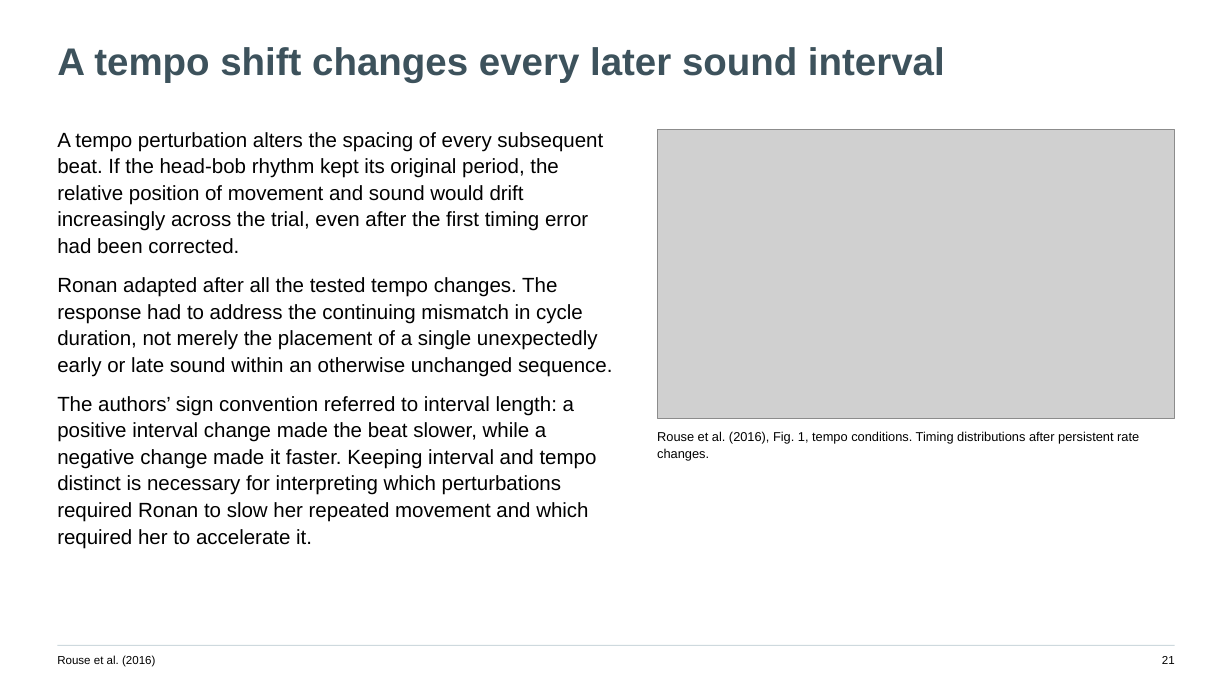
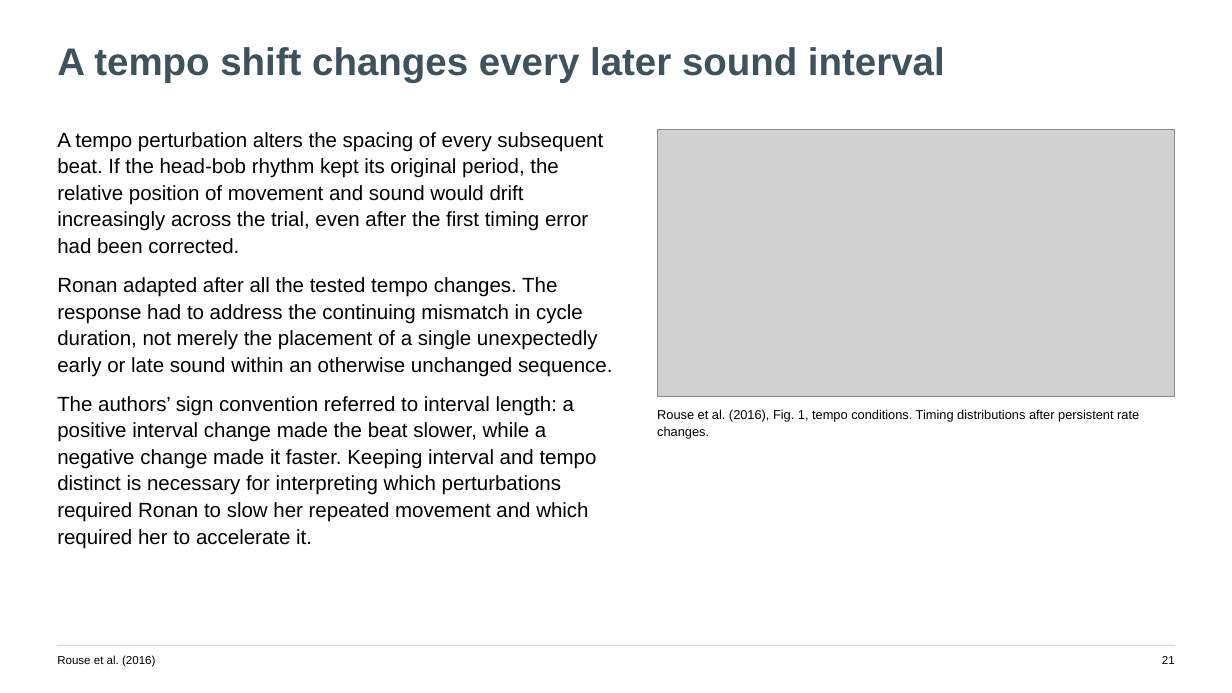
Before and after one commit to jordanxxlopez/NEUROETHOLOGY, a slide deck: slide 21 of lectures/L91/Neuroethology_Lecture91_FA2026.pptx. Drawn at 1232x693 pixels with LibreOffice and Linux fonts; fonts in the diff are those of the drawing; grey boxes stand for pictures. Boxes give left, top, right and bottom in pixels: in the first picture for what was removed or moved away, otherwise in the second. Text is boxed around its words. In the diff, an @@ line names an element or a change of style, - is before the commit and + after.

Commit message:
Finalize Lecture 91 preview and approved Ronan video links

```diff
--- a/lectures/L91/Neuroethology_Lecture91_FA2026.pptx
+++ b/lectures/L91/Neuroethology_Lecture91_FA2026.pptx
@@ picture: place and size @@
-picture at [657, 129, 1175, 419]
+picture at [657, 129, 1175, 396]
@@ text "Rouse et al. (2016), Fig. ...": place and size @@
-text "Rouse et al. (2016), Fig. ..." at [657, 431, 1139, 461]
+text "Rouse et al. (2016), Fig. ..." at [657, 409, 1139, 439]
```
Also in this commit, not shown: 8 other files.
